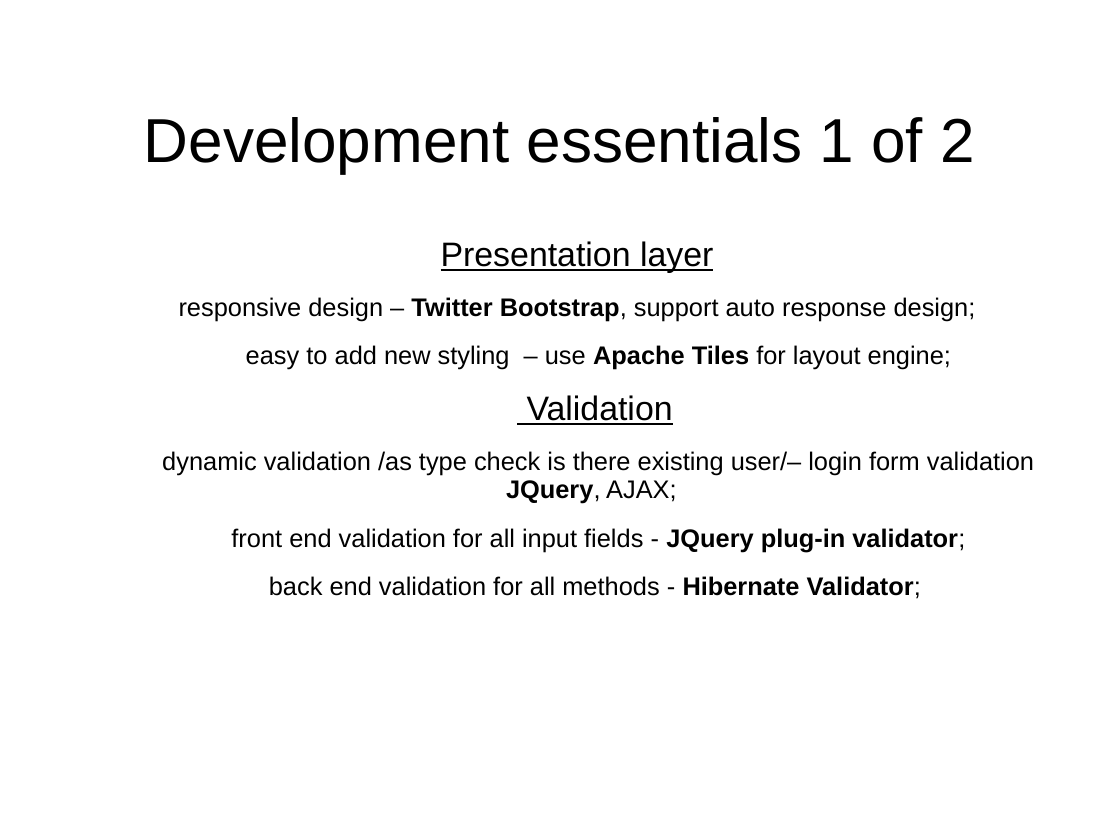
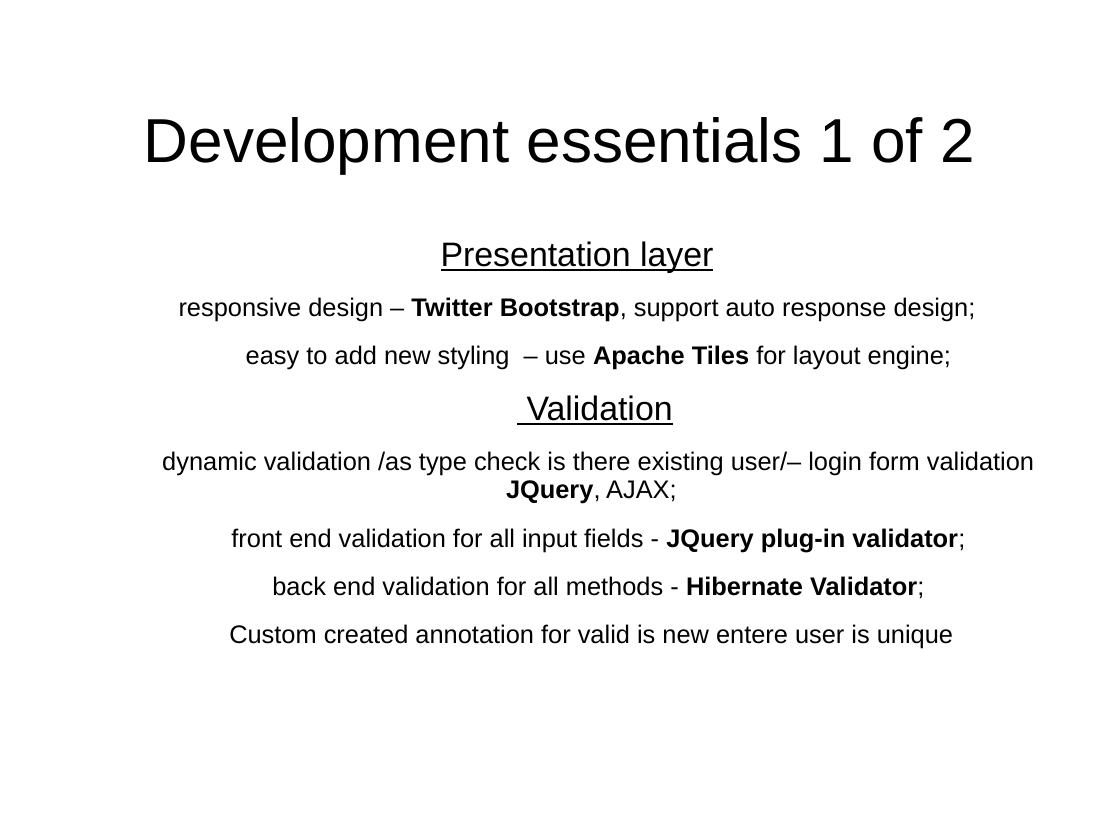
Before and after one commit to donstany/e-hub, a slide deck: slide 5 of Java_Web_Development_presentation.ppt. Drawn at 1120x840 pixels with LibreOffice and Linux fonts; fonts in the diff are those of the drawing; background and template pictures are left out. Boxes give left, top, right and bottom in pixels: in the first picture for what was removed or moved away, otherwise in the second. Text is boxed around its words. In the diff, an @@ line names an element or a change of style, - is before the commit and + after.

```diff
--- a/Java_Web_Development_presentation.ppt
+++ b/Java_Web_Development_presentation.ppt
@@ text at <box>229,624,953,649</box>: paragraph added @@
+Custom created annotation for valid is new entere user is unique
```
Also in this commit, not shown: 3 other slides changed.
